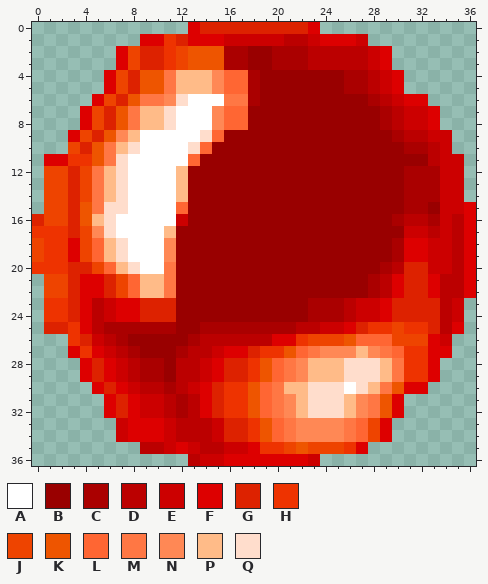
Pixel-art sprite: img/b2.png. Above: the version before the commit.
The file is 37x37 pixels. Pixels under 10% opacity are left out. Colours within 5 levels of each other are drawn and written as one.
Palette (. is transparent): A #ffffff  B #990000  C #aa0000  D #bb0000  E #cc0000  F #dd0000  G #dd2200  H #ee3300  J #ee4400  K #ee5500  L #ff6633  M #ff7744  N #ff8855  P #ffbb88  Q #ffddcc
Pixels before, first column x 0:
 0 .............FGGGGGGGGGF.............
 1 .........FFHGFFFEEEEEDDEFFFE.........
 2 .......FJGGHJKKKCCBBCCCDDDDDEF.......
 3 .......FJGGHJKKKCCBBCCCDDDDDEF.......
 4 ......FJGKKMPPPNLLCBBBBBBBCCDEF......
 5 ......FJGKKMPPPNLLCBBBBBBBCCDEF......
 6 .....FJGKMMNQAAAMMCBBBBBBBBBCDEFF....
 7 ....FJGKMPPQAAANLLBBBBBBBBBBBCDEEF...
 8 ....FJGKMPPQAAANLLBBBBBBBBBBBCDEEF...
 9 ...FJGKNPAAAAAQLBBBBBBBBBBBBBBCDDEE..
10 ...JGKMPQAAAAQLBBBBBBBBBBBBBBBBCCDE..
11 .FFHHKMQAAAAALBBBBBBBBBBBBBBBBBBBDEE.
12 .JJGJMPQAAAAPBBBBBBBBBBBBBBBBBBCCCEE.
13 .JJGJMPQAAAAPBBBBBBBBBBBBBBBBBBCCCEE.
14 .JJGJMPQAAAAPBBBBBBBBBBBBBBBBBBCCCEE.
15 .JJGKMQQAAAALBBBBBBBBBBBBBBBBBBCCBEEF
16 GJJGKPQAAAAAEBBBBBBBBBBBBBBBBBCDDCEDF
17 HHHGJNQAAAAPBBBBBBBBBBBBBBBBBBBEEDEDF
18 JHHFJLPQAAANBBBBBBBBBBBBBBBBBBCFFEEDF
19 JHHFJLPQAAANBBBBBBBBBBBBBBBBBBCFFEEDF
20 HHHGGJLPQAAMBBBBBBBBBBBBBBBBBCDGGEEDF
21 .JJGFFGJLPPMBBBBBBBBBBBBBBBBCDFGGFDDF
22 .JJGFFGJLPPMBBBBBBBBBBBBBBBBCDFGGFDDF
23 .HHGFDEFFGGGBBBBBBBBBBBCCCDEEFGGGGDE.
24 .HHGFDEFFGGGBBBBBBBBBBBCCCDEEFGGGGDE.
25 .GGHFDCCCCCCBBCCCCCCCCDDEEFGHHJHHGDF.
26 ...HGEDCBBBBBCDDDDDDFFHJJJKLLLJJJFE..
27 ...FHFEDCBBBCDDEFFGHHKLMNNNPNMLHHFF..
28 ....FGFEDCCBDDEFGGHKLMNPPPQQQPMHHF...
29 ....FGFEDCCBDDEFGGHKLMNPPPQQQPMHHF...
30 .....FGFEDDCDEFGHHKLMPPQQQAQPMKFF....
31 ......FGFEEDCDFGHHKLMNPQQQPNMKF......
32 ......FGFEEDCDFGHHKLMNPQQQPNMKF......
33 .......EFFFEDDDEGGHKLMNNNNMLJF.......
34 .......EFFFEDDDEGGHKLMNNNNMLJF.......
35 .........DDEFEDDEEFHHJKJJJHF.........
36 .............DEEFFFFFFFE.............
Now the later version:
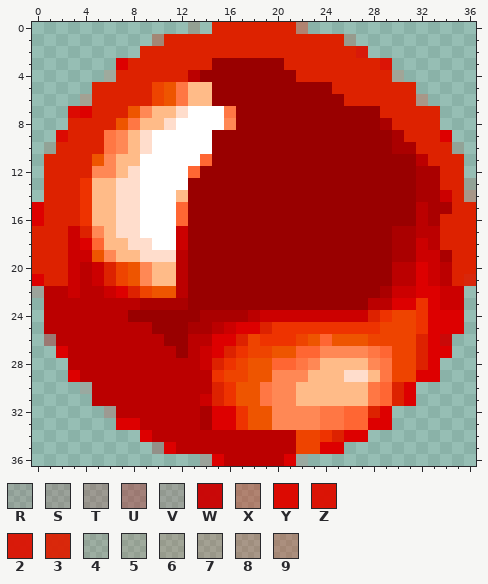
Colours new in this view: R #bb00001c  S #bb000025  T #bb000030  U #be000052  V #c2000024  W #cc0000f3  X #dc1f005f  Y #dd0800fc  Z #dd0f00f7  2 #dd1100f1  3 #dd1e00ef  4 #dd22001a  5 #dd220020  6 #dd220029  7 #dd22002f  8 #dd22003f  9 #dd22004d
Edits made:
Changed rows in their new state; - is an unchanged pixel.
first column x 0:
 0 -------------5.-------X.-------------
 1 ---------.9G-GGGGGGGGGGGGG6.---------
 2 -------..--GGGGGGGGGGGGGGGG2..-------
 3 --------G--GGGGBBB--BGGGGGGGGZ-------
 4 ------5G-GGGGDBBBBB---GGGGGGGG6------
 5 -----GGG-GJKM--BBBB------GGGGGGG-----
 6 ----7GG-GGJKMPPBBBB-------GGGGGG8----
 7 ---Y-G-GKN-PQ--AMB-----------GGGGG---
 8 ---GGG---------ANB------------GGGG---
 9 --YGG-M--Q----AB---------------GGGF--
10 -4GG-G-NPQ---AA---------------C-GGG4-
11 -GGGG-NPP----AL-----------------DGGG-
12 -GG-GNNPQ---AL-----------------B--GG-
13 -GG-HP--Q---A------------------B--GG4
14 -GG-HP--Q----------------------B---G8
15 FGG-HPP-Q----------------------BDCCGG
16 FGG-H-PQQ---L-----------------BB--GGG
17 GGGEG-PQQ--AE-----------------CCD-GGG
18 GGGEF--PQQ-AE------------------CEDGGG
19 GGGEEKNPPQQQD------------------CE-CGG
20 GGGEDEGJKNPPD----------------B-DF-DGG
21 FGGEDE--KN-PD---------------BBDDFE-G3
22 VDDEDDEFGJKKD---------------BCEEF-EE.
23 -DDDD-DDDCCCC----------BBBBBDDFFHFE--
24 -DDDD-DDBBBB--CCCCDEEEEEEEE-GHJJHFFF-
25 -DDDD-DDDDBB-C-DEFFGHHHHHHHH-J-J-FF--
26 -UDDDD-DDDD--D-FFGJHHHJKLK-KJJ--G-W--
27 --FDDDD-DDDDB-EFGHJJK--L---NMLJJG----
28 ---DDDDD-DDD---GHJK--LMN--PPNMJJG----
29 ---FDDDD-DDD--DHJJK-NN------PMJJF----
30 ----RDDDD--D-DD--K-MNN-PPPPPMLG-.----
31 -----DDDDDD-D-E--K-MN--PPP-P-LGF-----
32 ------TDDDD-D-CFF--KN-NNMMLLGF.------
33 -------F-DDD--CFFHK-NN--MML-F--------
34 -------..-DD---DDDDDDDJJHGFF..-------
35 ---------.TFDD--DDDDDDJ-FF..---------
36 -------------.SFDDDDD-R.-------------
Where, in picture pixels (left, top, right, bottom), the same in both pictures:
changed: (32, 22, 476, 466)
